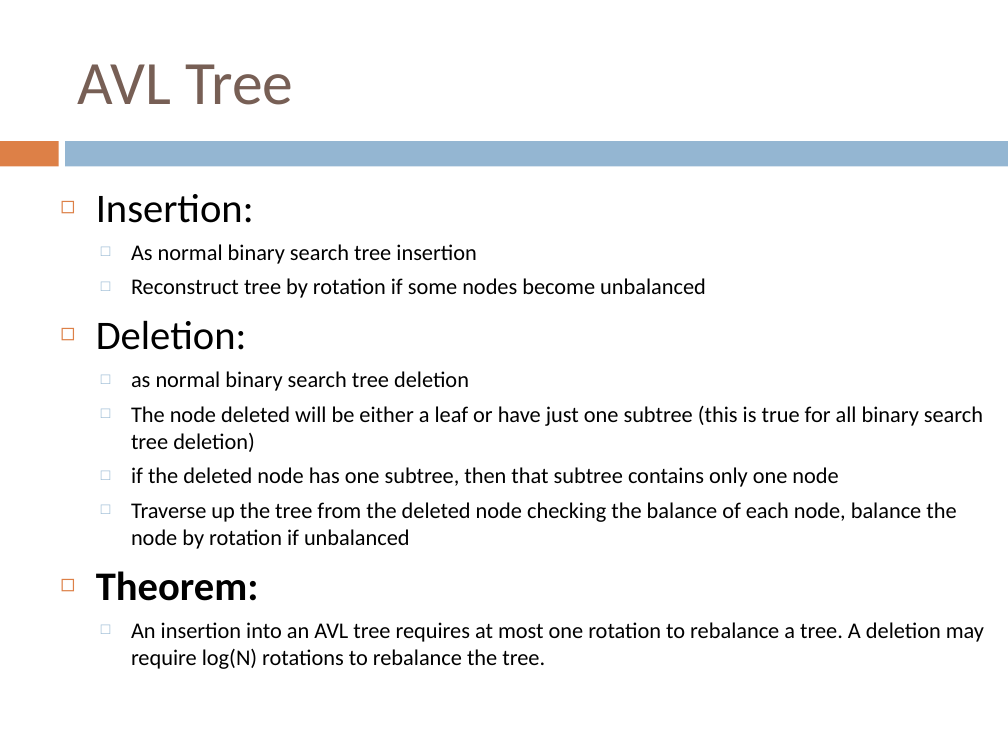
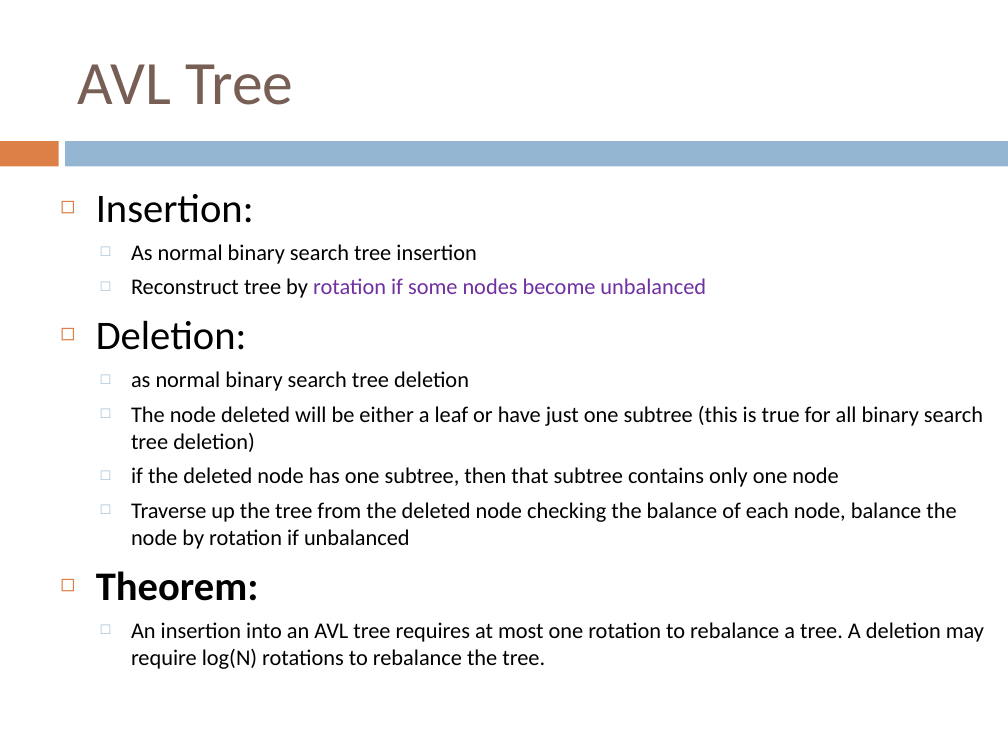
Before and after one commit to sundyCoder/CSK, a slide deck: slide 65 of 3@CSDS/PPT/4@tree.pptx (slide 49 before the commit). Drawn at 1008x756 pixels with LibreOffice and Linux fonts; fonts in the diff are those of the drawing. Boxes give left, top, right and bottom in pixels: in the first picture for what was removed or moved away, otherwise in the second. Text is boxed around its words. In the diff, an @@ line names an element or a change of style, - is before the commit and + after.

```diff
--- a/3@CSDS/PPT/4@tree.pptx
+++ b/3@CSDS/PPT/4@tree.pptx
@@ text at <box>131,278,706,298</box>: text colour #000000 to #7030A0 in "rotation if some nodes become unbalanced" @@
```
Also in this commit, not shown: 6 other slides changed, 27 slides added, 9 other files.
